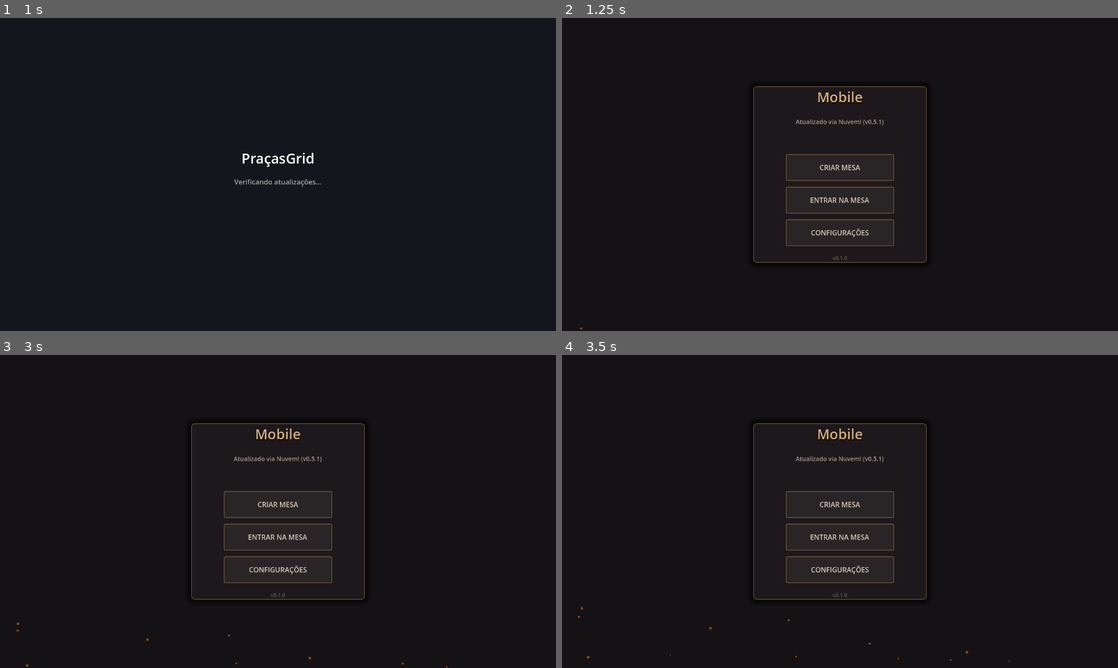
Above: before the commit, frames 1-4 (two rows, left to right).
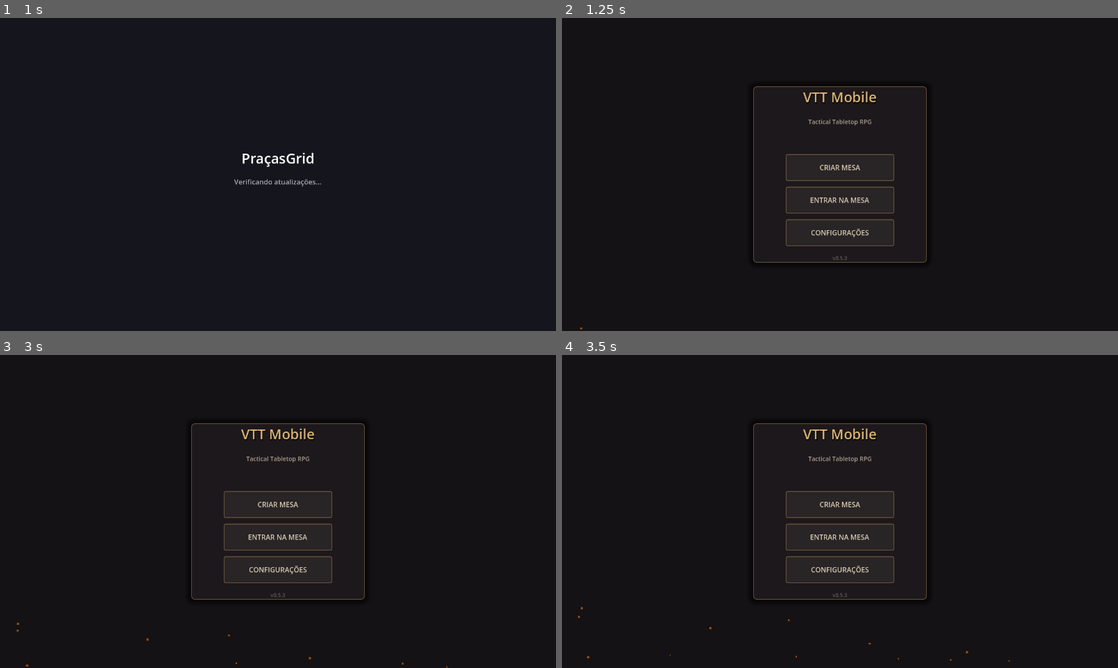
Above: after the commit, the same moments.

Repository: Asllow/vtt-mobile
Game: Godot game, scene res://scenes/ui/updater/Updater.tscn
The game is run twice, just before and just after one commit, with the same random seed, the same clock (stepped at 60 frames per second) and the same inputs.
Inputs (mouse positions are in pixels of both pictures, inside the frame that each line leads up to):
- Up to frame 1 (1 s): tap Enter at 0.5 s; move the mouse to (400, 158) at 0.52 s; click (400, 158) at 0.67 s
- Up to frame 2 (1.25 s): no input
- Up to frame 3 (3 s): click "CRIAR MESA" at 1.25 s; click (278, 464) at 2.02 s; type "Alex" at 2.1 s; click (278, 505) at 2.25 s; type "Alex" at 2.33 s; click "VOLTAR" at 2.75 s
- Up to frame 4 (3.5 s): no input

Frame 1 is identical in both runs. In frame 2, 0.4% of the frame differs, in the area x 42-58%, y 23-78%; in frame 3, 0.4%; in frame 4, 0.4%.

Commit message:
feat: Implement Autotiling (E), Contextual Eraser/Fill (F), Y-Sort (G), and dynamic version label

Diff:
--- a/scenes/ui/menu/MainMenu.tscn
+++ b/scenes/ui/menu/MainMenu.tscn
@@ -144,14 +144,14 @@
 theme_override_colors/font_shadow_color = Color(0, 0, 0, 1)
 theme_override_constants/shadow_offset_y = 2
 theme_override_font_sizes/font_size = 32
-text = "Mobile"
+text = "VTT Mobile"
 horizontal_alignment = 1
 
 [node name="Subtitle" type="Label" parent="MainPanel/VBoxContainer"]
 layout_mode = 2
 theme_override_colors/font_color = Color(0.65, 0.6, 0.55, 1)
 theme_override_font_sizes/font_size = 14
-text = "Atualizado via Nuvem! (v0.5.1)"
+text = "Tactical Tabletop RPG"
 horizontal_alignment = 1
 
 [node name="Spacer" type="Control" parent="MainPanel/VBoxContainer"]
--- a/scripts/main/main.gd
+++ b/scripts/main/main.gd
@@ -11,6 +11,9 @@
 }
 
 func _ready() -> void:
+	if tokens_container:
+		tokens_container.y_sort_enabled = true
+
 	if has_node("UI/MainMenu"):
 		var menu = $UI/MainMenu
 		menu.host_requested.connect(_on_host_requested)
--- a/scripts/map/grid_manager.gd
+++ b/scripts/map/grid_manager.gd
@@ -14,8 +14,12 @@
 var is_brush_mode: bool = false
 var is_fill_mode: bool = false
 var current_brush_asset: String = ""
+var current_layer_focus: String = "Ground"
 
 func _ready() -> void:
+	y_sort_enabled = true
+	objects_layer.y_sort_enabled = true
+
 	if grid_layer:
 		grid_layer.map_size = map_size
 		grid_layer.queue_redraw()
@@ -88,23 +92,27 @@
 		var cell = world_to_grid(world_pos)
 		if is_cell_valid(cell):
 			var current_asset = ""
-			if current_brush_asset != "":
+			if current_brush_asset != "" and current_brush_asset != "eraser":
 				var a = TilesetManager.get_asset(current_brush_asset)
 				if a:
 					current_asset = _grid_data[cell][a.default_layer]
 			else:
-				# Eraser: just pick something if we want to check diff, but for eraser we can just proceed
-				pass
-
-			if current_asset != current_brush_asset or current_brush_asset == "":
+				# Eraser
+				current_asset = _grid_data[cell].get(current_layer_focus, "")
+
+			if current_asset != current_brush_asset or current_brush_asset == "eraser":
 				if is_fill_mode:
-					# Somente dispara no click inicial para não repetir
-					if event is InputEventScreenTouch and event.pressed or (event is InputEventMouseButton and event.button_index == MOUSE_BUTTON_LEFT and event.pressed):
-						_perform_flood_fill(cell, current_asset, current_brush_asset)
+					# O preenchimento funciona apenas para Terrenos!
+					if current_layer_focus == "Ground":
+						if event is InputEventScreenTouch and event.pressed or (event is InputEventMouseButton and event.button_index == MOUSE_BUTTON_LEFT and event.pressed):
+							_perform_flood_fill(cell, current_asset, current_brush_asset)
 				else:
-					# Modo Pincel normal
-					sync_cell(cell, current_brush_asset)
-					rpc("sync_cell", cell, current_brush_asset)
+					if current_brush_asset == "eraser":
+						sync_cell_erase(cell, current_layer_focus)
+						rpc("sync_cell_erase", cell, current_layer_focus)
+					else:
+						sync_cell(cell, current_brush_asset)
+						rpc("sync_cell", cell, current_brush_asset)
 
 func _perform_flood_fill(start_cell: Vector2i, target_asset: String, replacement_asset: String) -> void:
 	if target_asset == replacement_asset:
@@ -171,16 +179,27 @@
 @rpc("authority", "call_local", "reliable")
 func sync_cell(cell: Vector2i, asset_id: String) -> void:
 	if asset_id == "":
-		_grid_data[cell] = {"Ground": "", "Objects": "", "Effects": ""}
-		ground_layer.set_cell(cell, -1)
-		objects_layer.set_cell(cell, -1)
-		effects_layer.set_cell(cell, -1)
 		return
 
 	var asset = TilesetManager.get_asset(asset_id)
 	if asset:
 		_grid_data[cell][asset.default_layer] = asset_id
 		_paint_asset_on_layer(cell, asset)
+
+@rpc("authority", "call_local", "reliable")
+func sync_cell_erase(cell: Vector2i, layer_focus: String) -> void:
+	if _grid_data.has(cell):
+		_grid_data[cell][layer_focus] = ""
+
+	match layer_focus:
+		"Ground":
+			ground_layer.set_cell(cell, -1)
+			# Para autotiling Godot, atualizar a vizinhança sem essa célula
+			ground_layer.set_cells_terrain_connect([cell], 0, -1, true)
+		"Objects":
+			objects_layer.set_cell(cell, -1)
+		"Effects":
+			effects_layer.set_cell(cell, -1)
 
 @rpc("authority", "call_local", "reliable")
 func clear_map() -> void:
--- a/scripts/ui/map/master_palette.gd
+++ b/scripts/ui/map/master_palette.gd
@@ -24,6 +24,10 @@
 func _populate_grid(category: String) -> void:
 	current_category = category
 	_update_category_buttons()
+
+	var root = get_parent().get_parent() if get_parent() else null
+	if root and root.has_node("Map"):
+		root.get_node("Map").current_layer_focus = category
 
 	# Clear grid
 	for child in grid_container.get_children():
@@ -133,7 +137,7 @@
 			if root.has_node("Camera2D"):
 				root.get_node("Camera2D").is_brush_mode = false
 		else:
-			grid_manager.current_brush_asset = ""
+			grid_manager.current_brush_asset = "eraser"
 			grid_manager.is_brush_mode = true
 			grid_manager.is_fill_mode = false
 			_update_tool_buttons("eraser")
@@ -152,7 +156,7 @@
 			if root.has_node("Camera2D"):
 				root.get_node("Camera2D").is_brush_mode = false
 		else:
-			if grid_manager.current_brush_asset != "":
+			if grid_manager.current_brush_asset != "" and grid_manager.current_brush_asset != "eraser":
 				grid_manager.is_brush_mode = true
 				grid_manager.is_fill_mode = true
 				_update_tool_buttons("fill")
--- a/scripts/ui/menu/main_menu.gd
+++ b/scripts/ui/menu/main_menu.gd
@@ -23,6 +23,19 @@
 
 func _ready() -> void:
 	_show_panel(main_panel)
+
+	# Load version
+	var file_path = "user://version.json"
+	if not FileAccess.file_exists(file_path):
+		file_path = "res://version.json"
+
+	if FileAccess.file_exists(file_path):
+		var file = FileAccess.open(file_path, FileAccess.READ)
+		var json = JSON.parse_string(file.get_as_text())
+		if json and json.has("version"):
+			var version_label = $MainPanel/VBoxContainer/Version
+			if version_label:
+				version_label.text = "v" + str(json.version)
 	NetworkManager.session_found.connect(_on_session_found)
 
 func _show_panel(panel: Control) -> void:
--- a/scripts/ui/updater/updater.gd
+++ b/scripts/ui/updater/updater.gd
@@ -1,6 +1,6 @@
 extends Control
 
-const CURRENT_VERSION = "0.5.1"
+const CURRENT_VERSION = "0.5.2"
 # URL base que vai apontar pro arquivo version.json no GitHub (Raw)
 var VERSION_URL = "https://raw.githubusercontent.com/Asllow/vtt-mobile/main/version.json"
 
--- a/version.json
+++ b/version.json
@@ -1,4 +1,4 @@
 {
-  "version": "0.5.1",
+  "version": "0.5.3",
   "pck_url": "https://raw.githubusercontent.com/Asllow/vtt-mobile/main/patch.pck"
 }
Not shown, changed: patch.pck
